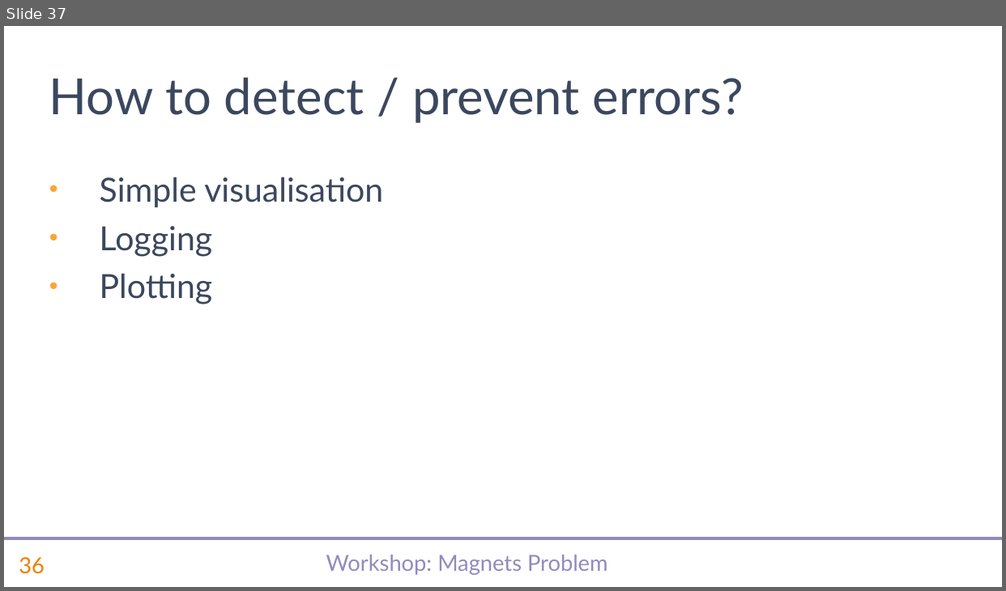
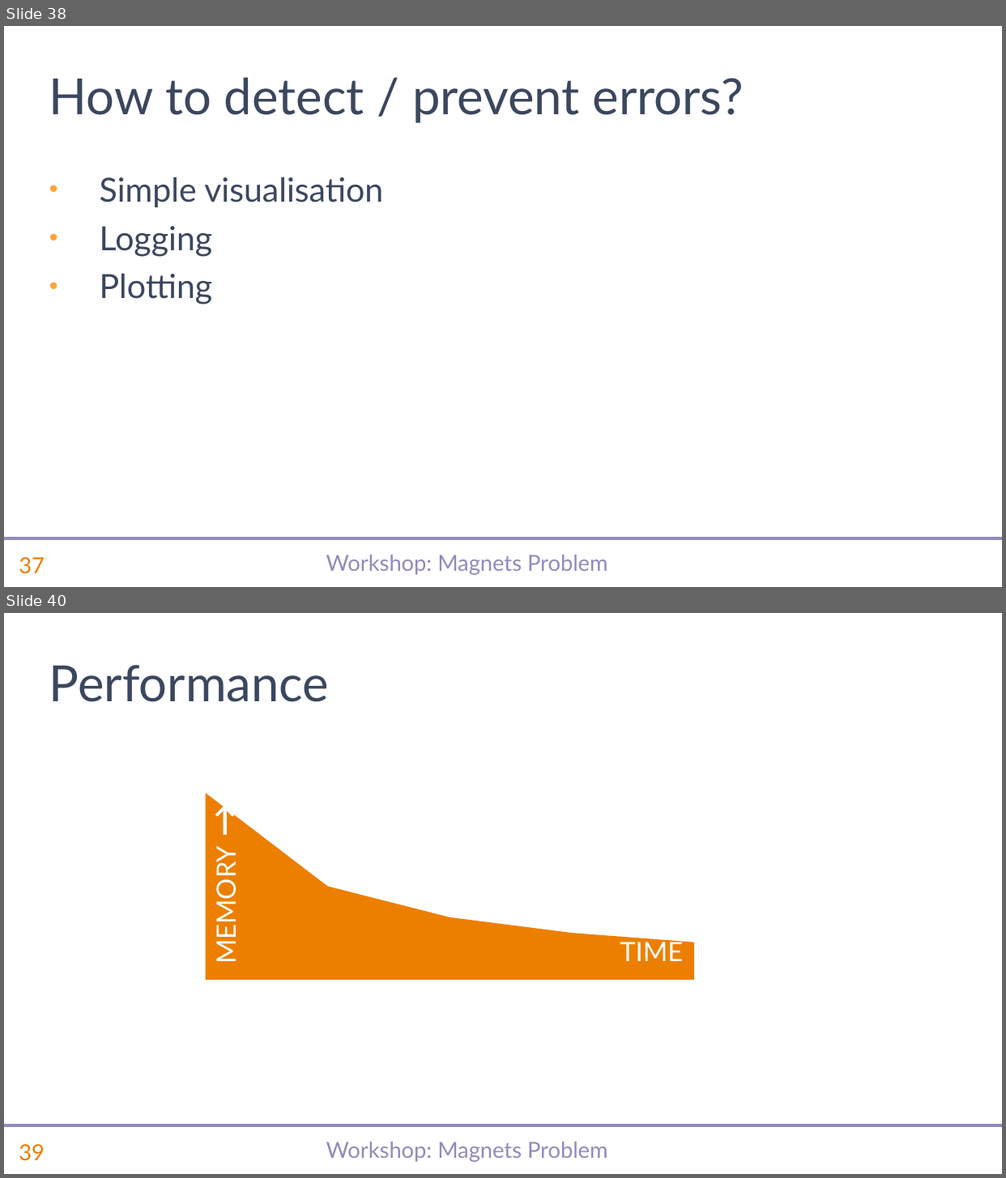
Before and after one commit to abrudz/SimCorp, a slide deck: magnets/slides.pptx. Shown one above the other, each under a label of ours: slide 37 before the commit, slides 38 and 40 after it; the slides between them are not shown. The pictures are 1006x591 and 1006x1178 pixels, drawn with LibreOffice and Linux fonts; fonts in the diff are those of the drawing; background and template pictures are left out. Boxes give left, top, right and bottom in pixels: in the first picture for what was removed or moved away, otherwise in the second. Text is boxed around its words. In the diff, an @@ line names an element or a change of style, - is before the commit and + after.

```diff
--- a/magnets/slides.pptx
+++ b/magnets/slides.pptx
@@ slide 40 added at <box>4,613,1002,1174</box>, background #FFFFFF; not listed: 3 template elements that a slide beside it also shows @@
@@ title added at <box>49,665,329,702</box>, 36 pt, text #3B475E @@
+Performance
@@ area chart added at <box>196,751,705,984</box> @@
+categories: 1, 2, 3, 4, 5
+Series 1: 100, 50, 33, 25, 20
+Series 2: -, -, -, -, -
@@ text added at <box>210,858,241,961</box>, 24 pt, text #FFFFFF, small capitals @@
+memory →
@@ text added at <box>620,939,683,961</box>, 24 pt, text #FFFFFF, small capitals @@
+time →
@@ what was slide 37 is now slide 38 @@
@@ page number at <box>19,557,44,574</box>: text changed @@
-36
+37
```
Also in this commit, not shown: 1 slide changed, 18 other slides added, 2 other files.
